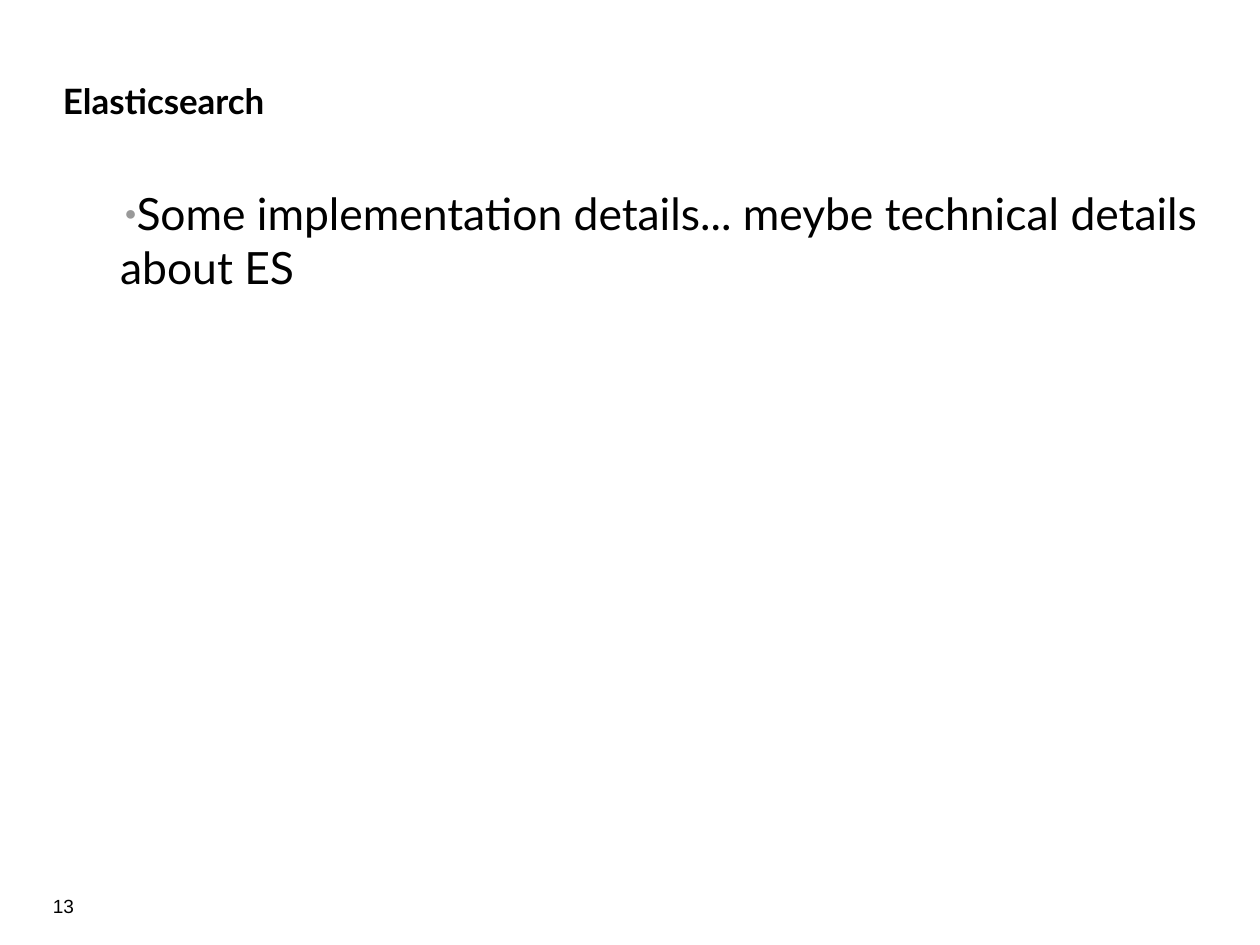
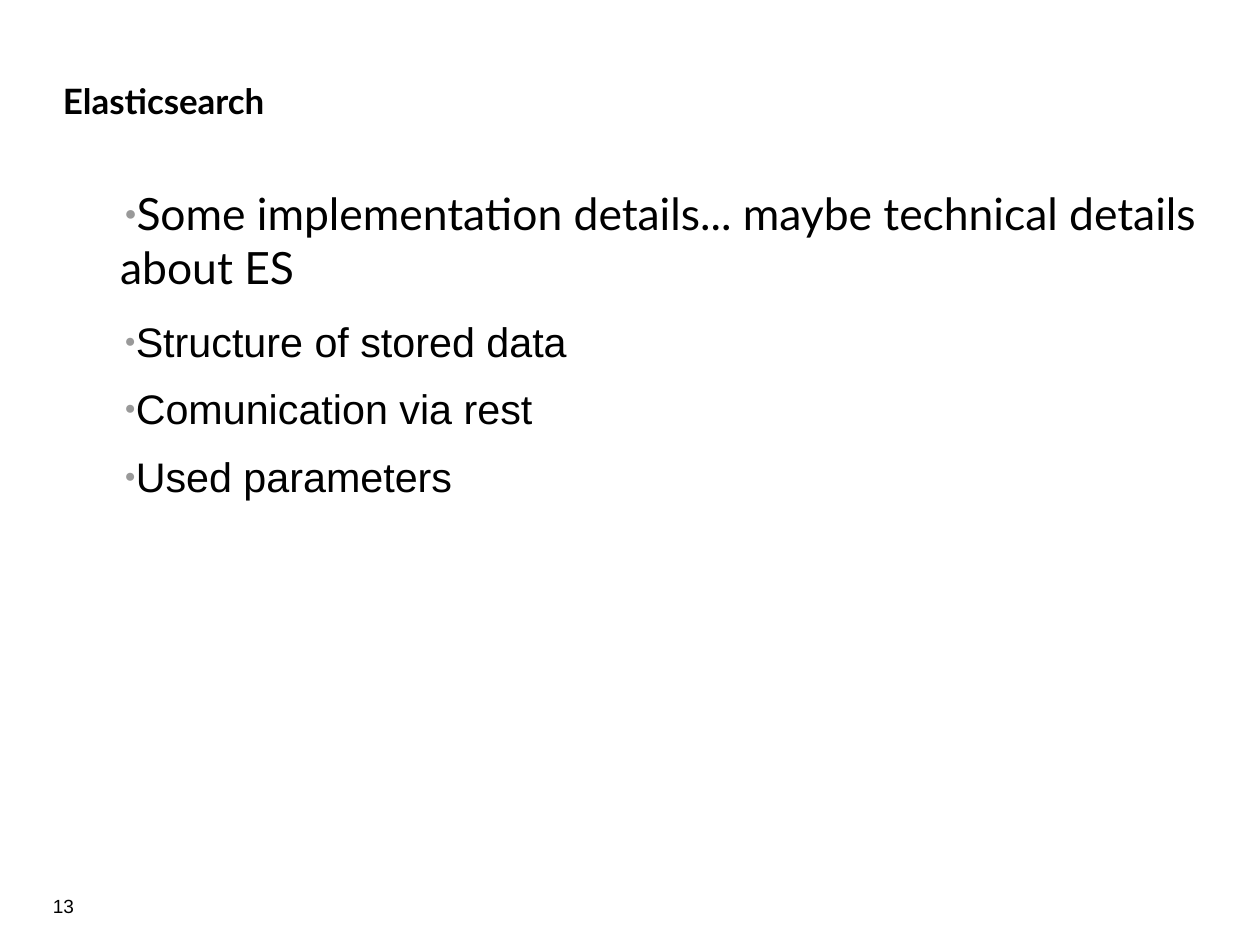
Before and after one commit to Stefan365/pred, a slide deck: slide 13 of saving_testresults_vyd.odp. Drawn at 1260x945 pixels with LibreOffice and Linux fonts; fonts in the diff are those of the drawing; background and template pictures are left out. Boxes give left, top, right and bottom in pixels: in the first picture for what was removed or moved away, otherwise in the second. Text is boxed around its words. In the diff, an @@ line names an element or a change of style, - is before the commit and + after.

```diff
--- a/saving_testresults_vyd.odp
+++ b/saving_testresults_vyd.odp
@@ text at bbox=[120, 197, 1195, 500]: text changed @@
-● Some implementation details... meybe technical details about ES
+● Some implementation details... maybe technical details about ES
+  ● Structure of stored data
+  ● Comunication via rest
+  ● Used parameters
```
Also in this commit, not shown: 2 other slides changed.
